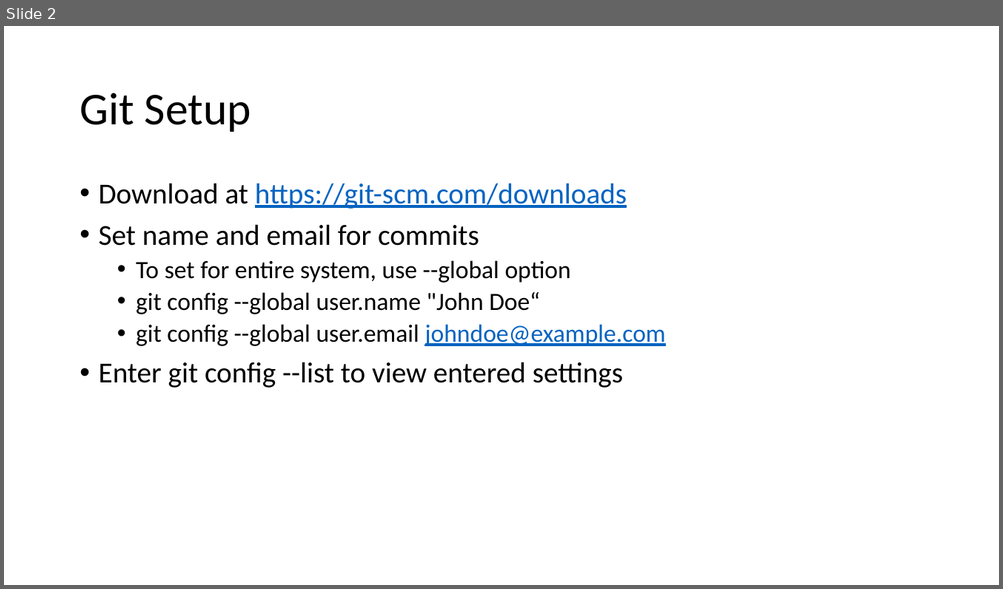
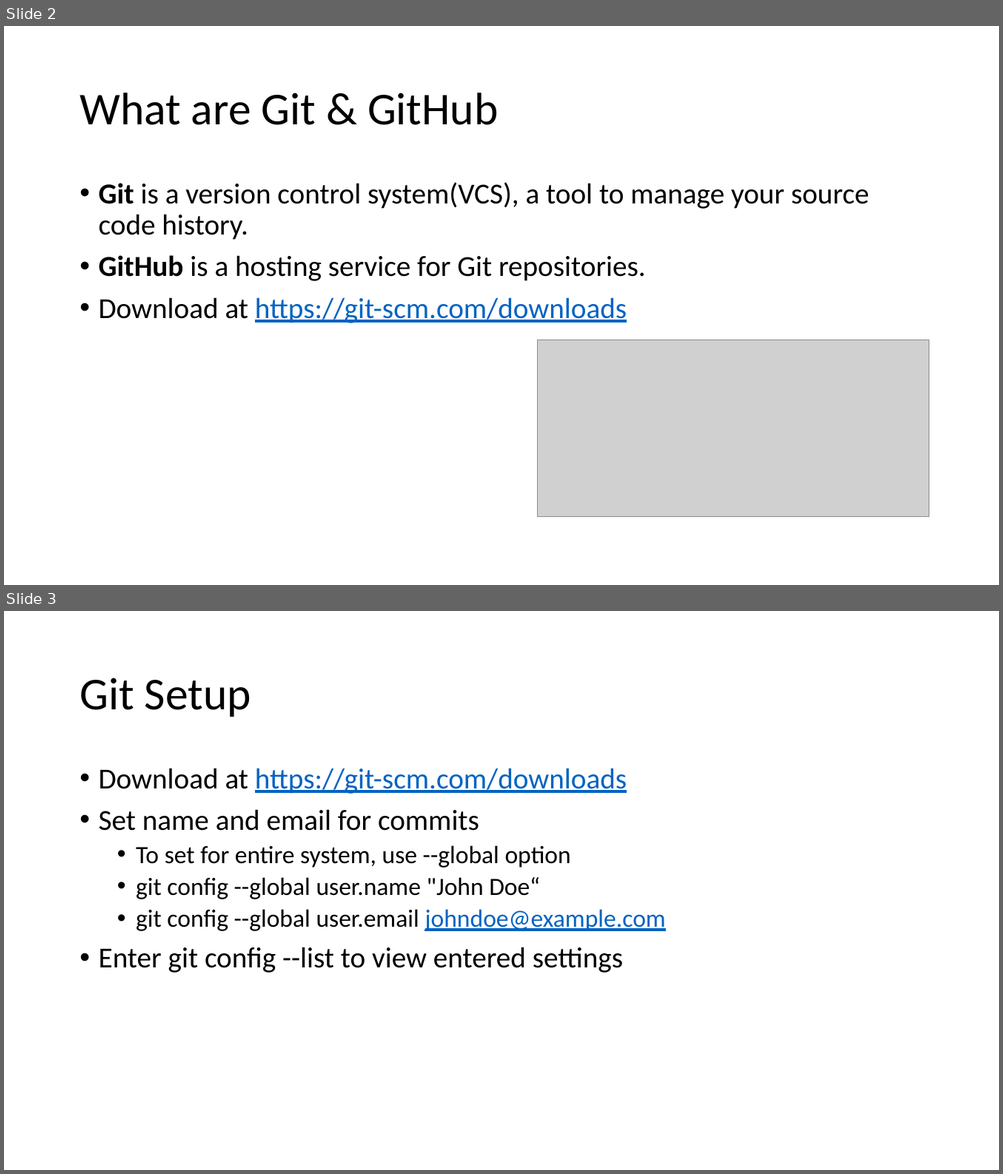
Before and after one commit to sabingautam16/git, a slide deck: Git.pptx. Shown one above the other, each under a label of ours: slide 2 before the commit, slides 2 and 3 after it. The pictures are 1003x589 and 1003x1174 pixels, drawn with LibreOffice and Linux fonts; fonts in the diff are those of the drawing; grey boxes stand for pictures. Boxes give left, top, right and bottom in pixels: in the first picture for what was removed or moved away, otherwise in the second. Text is boxed around its words. In the diff, an @@ line names an element or a change of style, - is before the commit and + after.

Commit message:
kei new slide

```diff
--- a/Git.pptx
+++ b/Git.pptx
@@ slide 2 added at (4, 26, 999, 585), background #FFFFFF @@
@@ title added at (79, 93, 498, 125), 44 pt, text #000000 @@
+What are Git & GitHub
@@ text added at (99, 182, 869, 323), 28 pt, text #000000 @@
+• Git is a version control system(VCS), a tool to manage your source code history.
+• GitHub is a hosting service for Git repositories.
+• Download at https://git-scm.com/downloads
@@ picture added at (538, 340, 929, 517) @@
@@ what was slide 2 is now slide 3 @@
```
